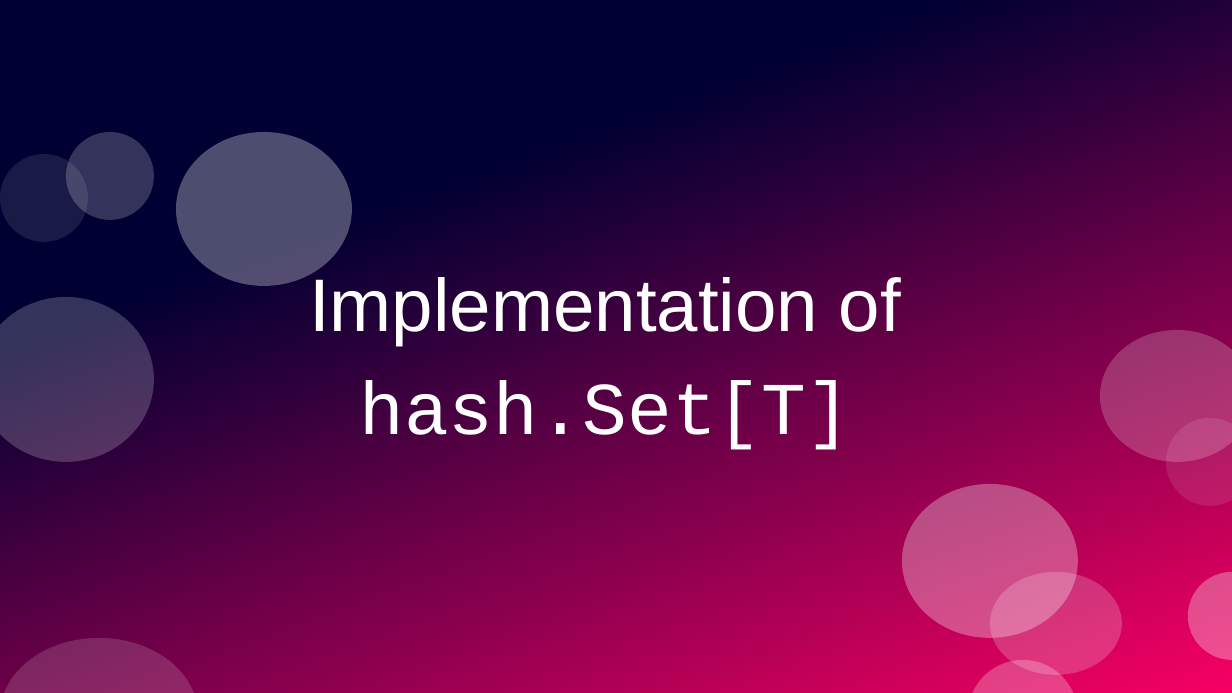
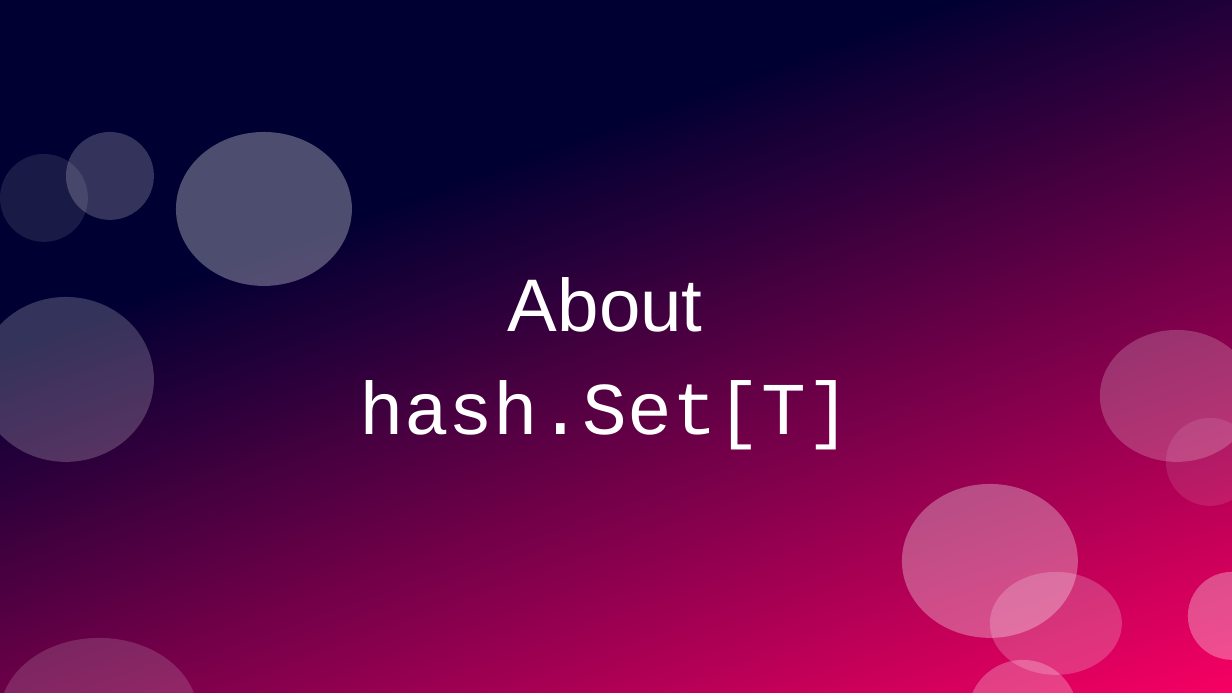
Before and after one commit to ramalho/sets-in-go, a slide deck: slide 71 of sets-in-go.odp. Drawn at 1232x693 pixels with LibreOffice and Linux fonts; fonts in the diff are those of the drawing. Boxes give left, top, right and bottom in pixels: in the first picture for what was removed or moved away, otherwise in the second. Text is boxed around its words. In the diff, an @@ line names an element or a change of style, - is before the commit and + after.

```diff
--- a/sets-in-go.odp
+++ b/sets-in-go.odp
@@ title at <box>359,277,851,450</box>: text changed; font Arial to Courier New @@
-Implementation of
-hash.Set[T]
+About
+hash.Set[T]
```
Also in this commit, not shown: 7 other slides changed, 4 slides added, 4 other files.
